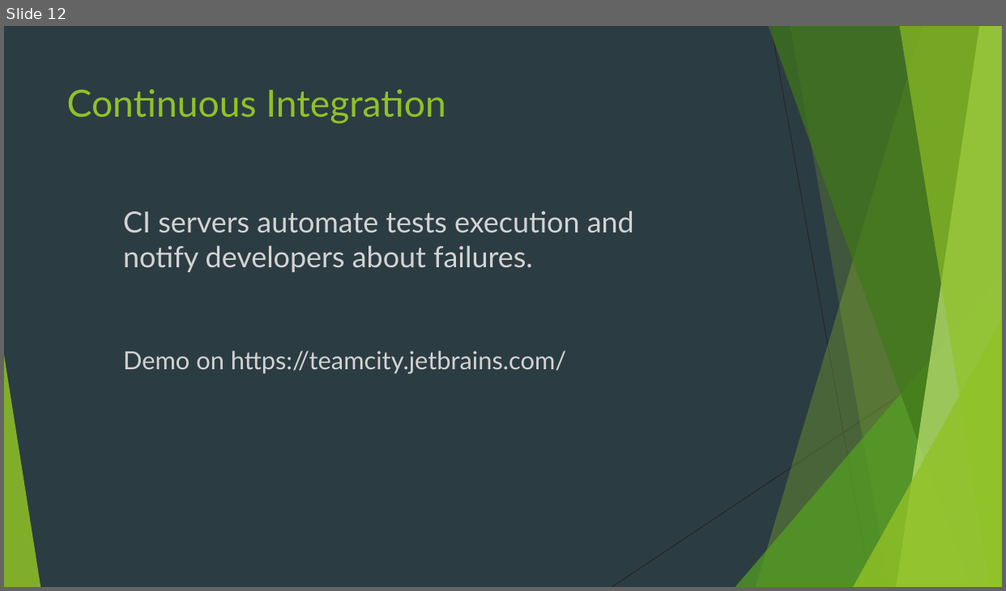
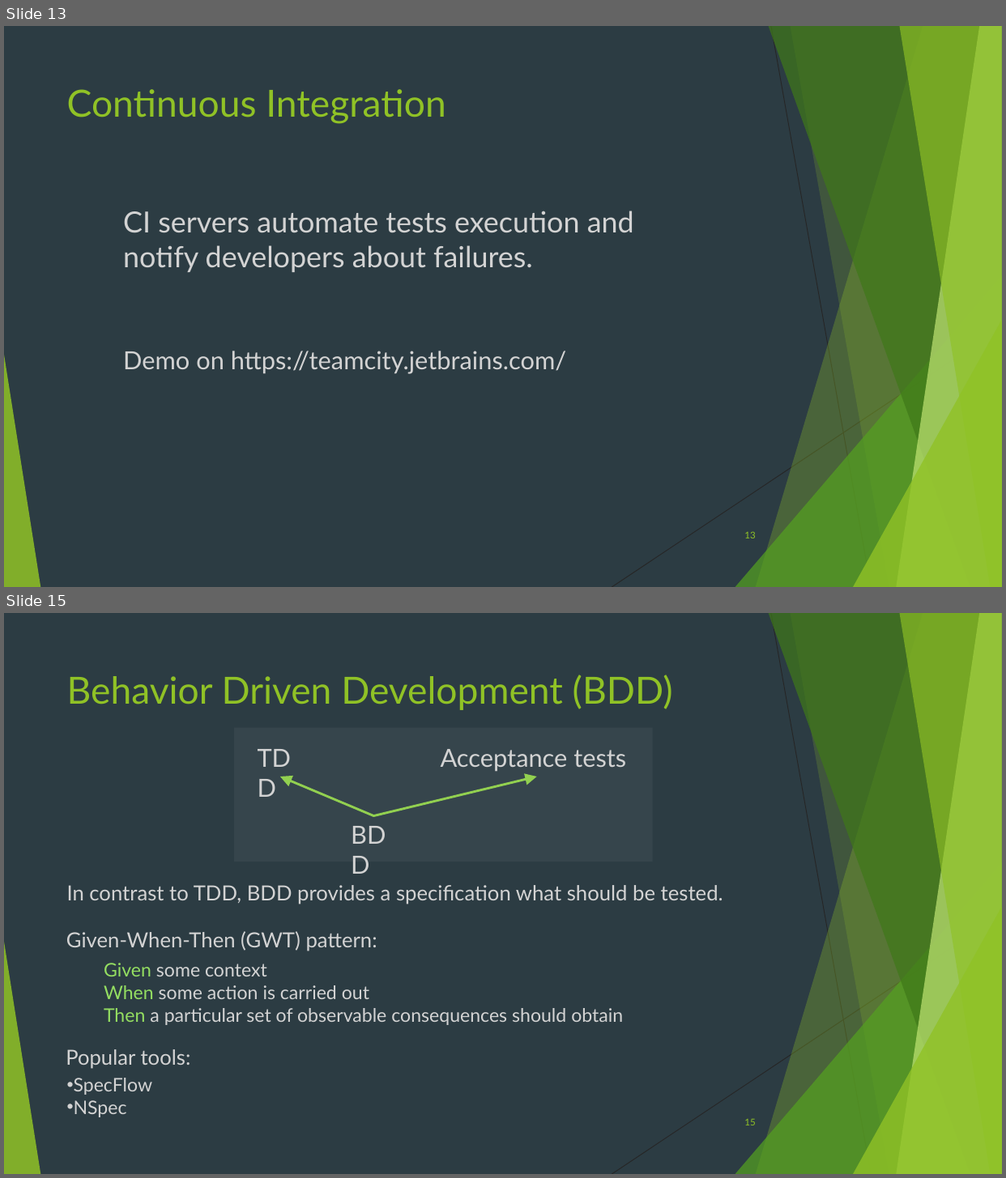
Before and after one commit to lionvs/NET_CodeTesting, a slide deck: NetTesting/Presentation.pptx. Shown one above the other, each under a label of ours: slide 12 before the commit, slides 13 and 15 after it; the slides between them are not shown. The pictures are 1006x591 and 1006x1178 pixels, drawn with LibreOffice and Linux fonts; fonts in the diff are those of the drawing. Boxes give left, top, right and bottom in pixels: in the first picture for what was removed or moved away, otherwise in the second. Text is boxed around its words. In the diff, an @@ line names an element or a change of style, - is before the commit and + after.

```diff
--- a/NetTesting/Presentation.pptx
+++ b/NetTesting/Presentation.pptx
@@ slide 15 added at <box>4,613,1002,1174</box>, background #2C3C43; not listed: 10 template elements that a slide beside it also shows @@
@@ title added at <box>67,675,673,710</box>, 36 pt, text #90C226 @@
+Behavior Driven Development (BDD)
@@ rectangle added at <box>235,727,653,862</box>, fill #FFFFFF at 5% opacity @@
@@ text added at <box>249,739,310,776</box>, 24 pt, text #D3D3D3 @@
+TDD
@@ text added at <box>441,749,626,772</box>, 24 pt, text #D3D3D3 @@
+Acceptance tests
@@ arrow added from (374, 815) to (280, 777), #92D050 2.25 pt @@
@@ arrow added from (374, 815) to (537, 777), #92D050 2.25 pt @@
@@ text added at <box>344,815,404,854</box>, 24 pt, text #D3D3D3 @@
+BDD
@@ text added at <box>67,885,723,905</box>, 20 pt, text #D3D3D3 @@
+In contrast to TDD, BDD provides a specification what should be tested.
@@ text added at <box>66,931,623,1025</box>, 18 pt, text #D3D3D3 @@
+Given-When-Then (GWT) pattern:
+  Given some context
+  When some action is carried out
+  Then a particular set of observable consequences should obtain
@@ text added at <box>66,1050,191,1069</box>, 20 pt, text #D3D3D3 @@
+Popular tools:
@@ text added at <box>74,1078,153,1118</box>, 18 pt, text #D3D3D3 @@
+• SpecFlow
+• NSpec
@@ page number added at <box>744,1119,755,1126</box>, 9 pt, text #90C226 @@
+15
@@ what was slide 12 is now slide 13 @@
@@ slide 13 changed as well @@
@@ page number added at <box>744,531,755,539</box>, 9 pt, text #90C226 @@
+13
```
Also in this commit, not shown: 11 other slides changed, 2 other slides added, 2 other files.
